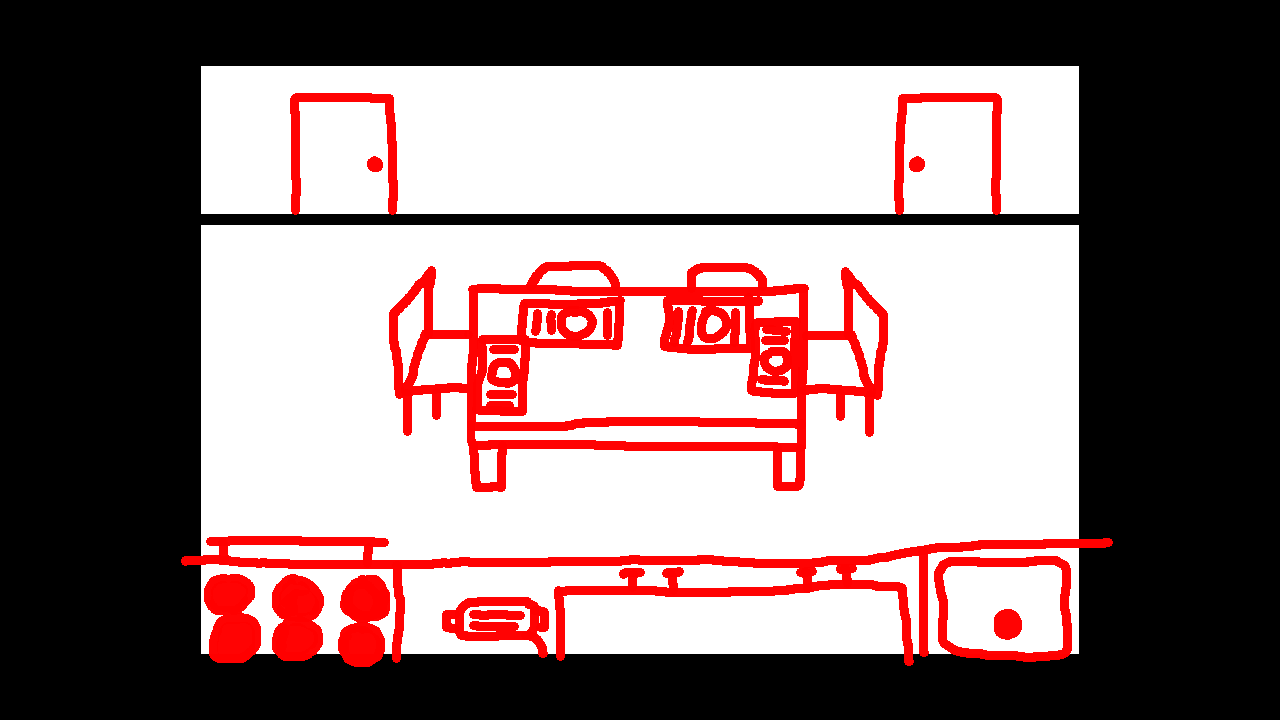
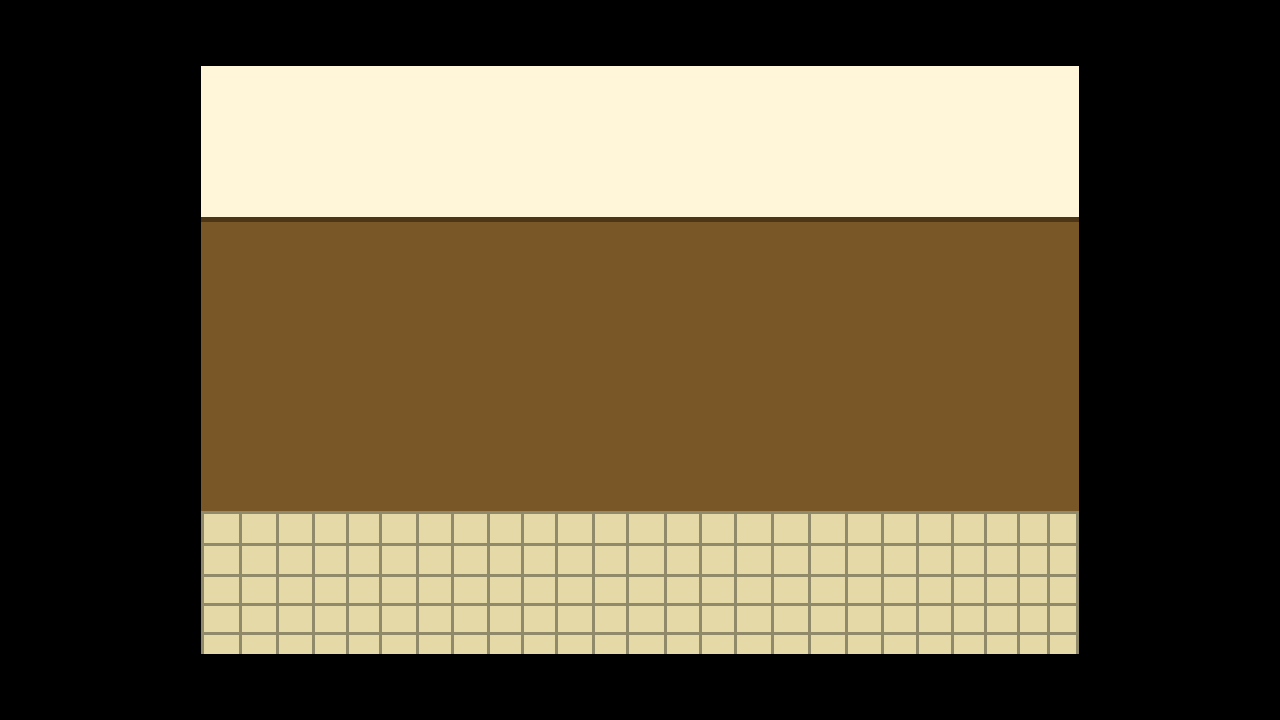
Before/after of a 1280×720 layered artwork. What changed in the layer stack:
hid "TEMPLATE-RM02", opacity 100% → 11% over 181, 66, 1113, 667
showed "spr_rm02_BG", painted on it over 181, 66, 1113, 667
